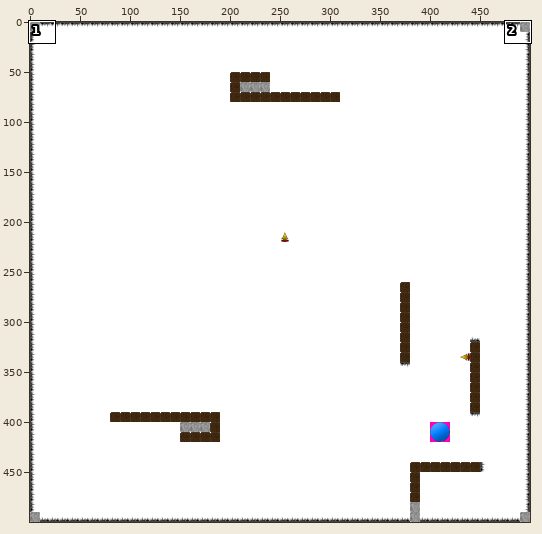
Sprite sheet, stored at levels/08_All_At_Once_Now.png. Above, an overview of the earlier version with the close-up marked.
Close-up. Before the commit:
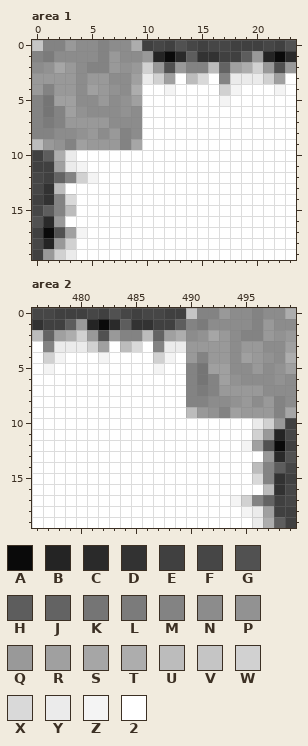
The file is 500x500 pixels. Colours within 5 levels of each other are drawn and written as one. Shown: area 1: x 0..23, y 0..19; area 2: x 476..499, y 0..19. The commit also changed other parts of the picture, which this record leaves out.
Palette (. is transparent): A #0a0a0a  B #242424  C #2a2a2a  D #323232  E #404040  F #464646  G #515151  H #5d5d5d  J #636363  K #757575  L #7b7b7b  M #838383  N #8c8c8c  P #929292  Q #999999  R #a0a0a0  S #a6a6a6  T #adadad  U #bcbcbc  V #c5c5c5  W #d1d1d1  X #d9d9d9  Y #ebebeb  Z #f4f4f4  2 #ffffff
Pixels before, area 1, first column x 0:
 0 VMMQNNMNNTEFEGFEFFEEEFEG
 1 MLNNNNMQNNQBACHDDEEHQBAC
 2 NPSQNMMQPQWQGQMMUJRTWQGQ
 3 QQQQNQQNNRYWR2UX2MYYYWR2
 4 QMQQNRQPNT22Z2222WZ222Z2
 5 MKRRNNQNPR2222222Z222222
 6 MKMRPNNNPN22222222222222
 7 MLMQQQQNNN22222222222222
 8 MMNNPQNQMN22222222222222
 9 UQPMRQQQMS22222222222222
10 EHTY22222222222222222222
11 EERYZ2222222222222222222
12 FEJMWZ222222222222222222
13 FDU222222222222222222222
14 EDMX22222222222222222222
15 FHMU22222222222222222222
16 GCQ222222222222222222222
17 EAGRZ2222222222222222222
18 FBQW22222222222222222222
19 EQWY22222222222222222222
Pixels before, area 2, first column x 476:
 0 FFEEEFEGFEFFEEVMMQNNMNNT
 1 DEEHQBACHDDEEHMLNNNNMQNN
 2 UJRTWQGQMMUJRTNPSQNMMQPQ
 3 2MYYYWR2UX2MYYQQQQNQQNNR
 4 2WZ222Z2222WZ2QMQQNRQPNT
 5 2Z222222222Z22MKRRNNQNPR
 6 22222222222222MKMRPNNNPN
 7 22222222222222MLMQQQQNNN
 8 22222222222222MMNNPQNQMN
 9 22222222222222UQPMRQQQMS
10 22222222222222222222YWQE
11 22222222222222222222WQBF
12 2222222222222222222ZRGAE
13 222222222222222222222QCG
14 22222222222222222222UMHF
15 22222222222222222222XMDE
16 222222222222222222222UDF
17 222222222222222222ZWMJEF
18 2222222222222222222ZYREE
19 22222222222222222222YTHE
The result:
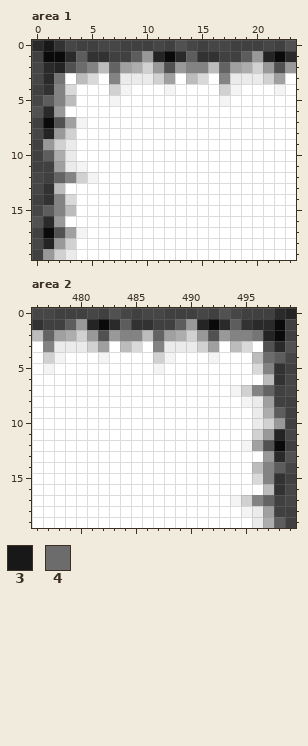
Colours new in this view: 3 #181818  4 #6c6c6c
Edits made:
Area 1:
y 0: x 0..9 VMMQNNMNNT -> C3DFEEFFEE
y 1: x 0..9 MLNNNNMQNN -> EAACHDDEEH
y 2: x 0..4 NPSQN -> FCBG4; x 6..9 MQPQ -> UJRT
y 3: x 0..9 QQQQNQQNNR -> FCK2UX2MYY
y 4: x 0..9 QMQQNRQPNT -> EDMX222WZ2
y 5: x 0..9 MKRRNNQNPR -> FHMU222Z22
y 6: x 0..9 MKMRPNNNPN -> GCQ2222222
y 7: x 0..9 MLMQQQQNNN -> EAGRZ22222
y 8: x 0..9 MMNNPQNQMN -> FBQW222222
y 9: x 0 U -> E; x 2..9 PMRQQQMS -> WY222222
Area 2:
y 0: x 490..499 VMMQNNMNNT -> EFEGFEEECB
y 1: x 490..499 MLNNNNMQNN -> QBACHDCCAE
y 2: x 490..492 NPS -> WQG; x 494 N -> M; x 496..499 MQPQ -> KBAE
y 3: x 490..499 QQQQNQQNNR -> YWR2UX2GCG
y 4: x 490..499 QMQQNRQPNT -> 22Z222U4HF
y 5: x 490..499 MKRRNNQNPR -> 222222XMDE
y 6: x 490..499 MKMRPNNNPN -> 2222222UDF
y 7: x 490..499 MLMQQQQNNN -> 2222ZWMJEF
y 8: x 490..499 MMNNPQNQMN -> 22222ZYREE
y 9: x 490..499 UQPMRQQQMS -> 222222YTHE
Changed places in both close-ups, as pixel boxes (x1, y1, x2, y2):
changed: (32, 40, 142, 150)
changed: (186, 308, 296, 418)
